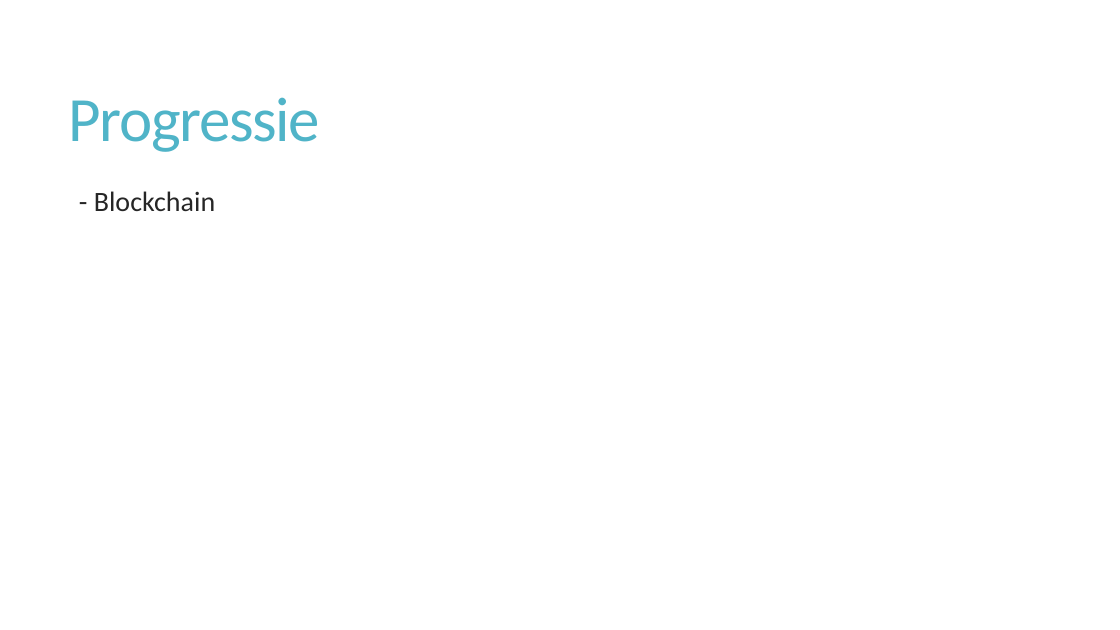
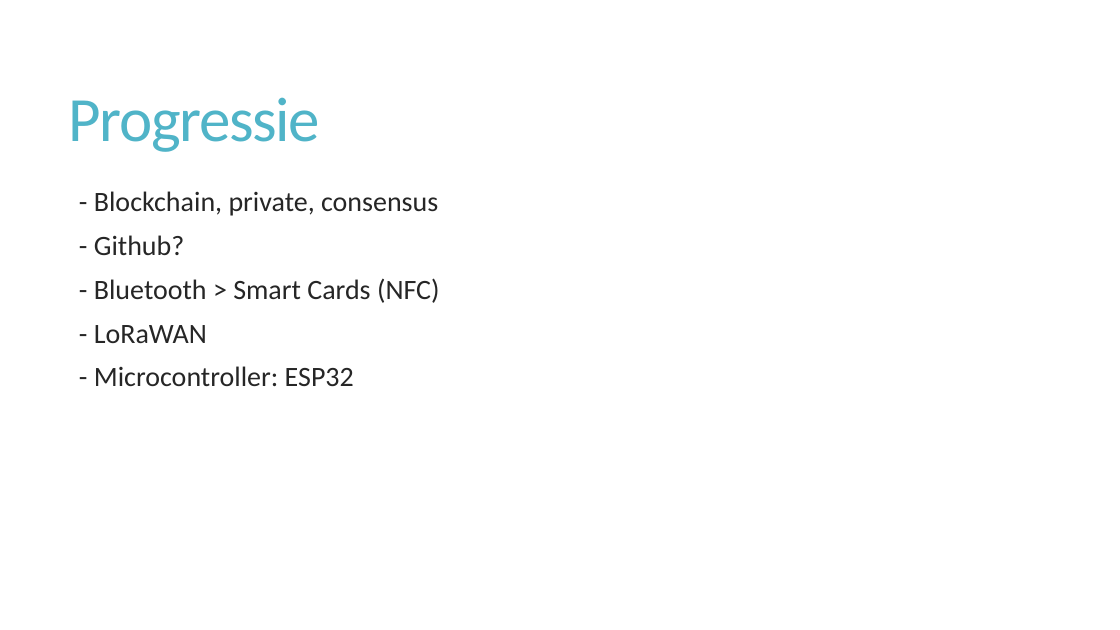
Before and after one commit to idaan300/DIHM, a slide deck: slide 2 of POW2.pptx. Drawn at 1120x630 pixels with LibreOffice and Linux fonts; fonts in the diff are those of the drawing. Boxes give left, top, right and bottom in pixels: in the first picture for what was removed or moved away, otherwise in the second. Text is boxed around its words. In the diff, an @@ line names an element or a change of style, - is before the commit and + after.

Commit message:
Blockchain code added

```diff
--- a/POW2.pptx
+++ b/POW2.pptx
@@ text at <box>94,191,440,386</box>: text changed @@
-  - Blockchain
+  - Blockchain, private, consensus
+  - Github?
+  - Bluetooth > Smart Cards (NFC)
+  - LoRaWAN
+  - Microcontroller: ESP32
```
Also in this commit, not shown: 1 slide added, 1 slide removed, 8 other files.
